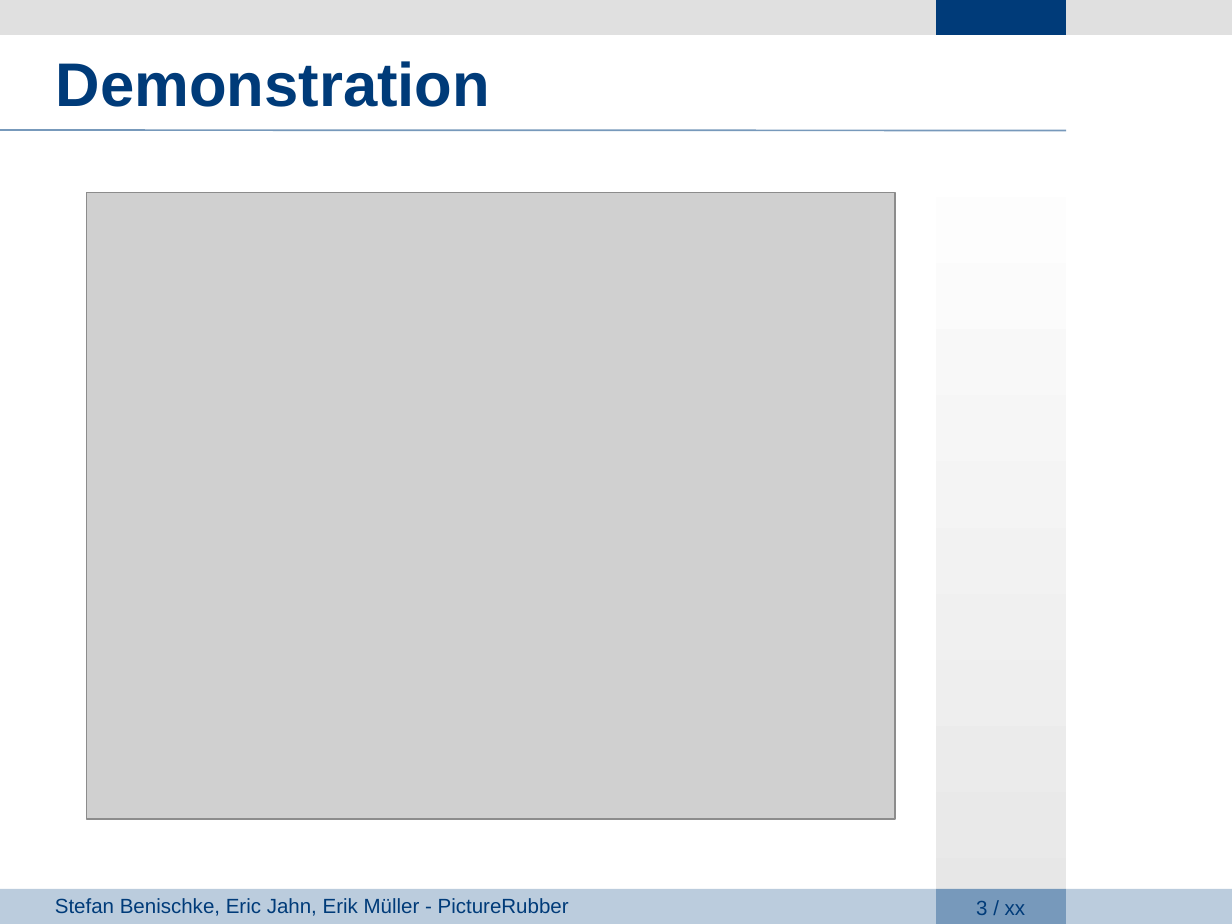
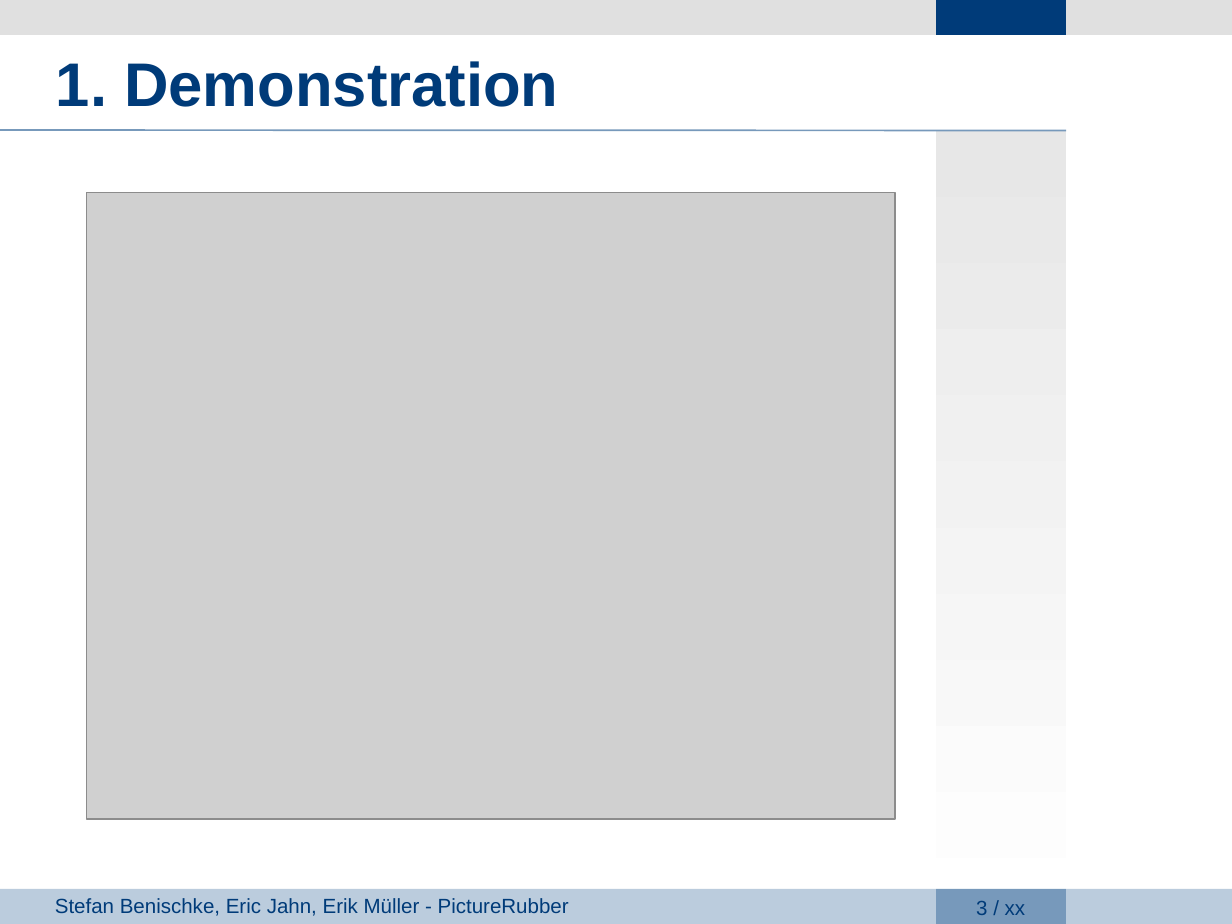
Before and after one commit to giuliarouge/picturerubber, a slide deck: slide 3 of Präsentation.ppt. Drawn at 1232x924 pixels with LibreOffice and Linux fonts; fonts in the diff are those of the drawing; grey boxes stand for pictures; background and template pictures are left out. Boxes give left, top, right and bottom in pixels: in the first picture for what was removed or moved away, otherwise in the second. Text is boxed around its words. In the diff, an @@ line names an element or a change of style, - is before the commit and + after.

```diff
--- a/Präsentation.ppt
+++ b/Präsentation.ppt
@@ text at box(56, 61, 558, 107): text changed @@
-Demonstration
+1. Demonstration
@@ rectangle at box(936, 131, 1066, 924): fill gradient #FFFFFF to #E7E7E7 to gradient #E7E7E7 to #FFFFFF @@
```
Also in this commit, not shown: 9 other slides changed.
